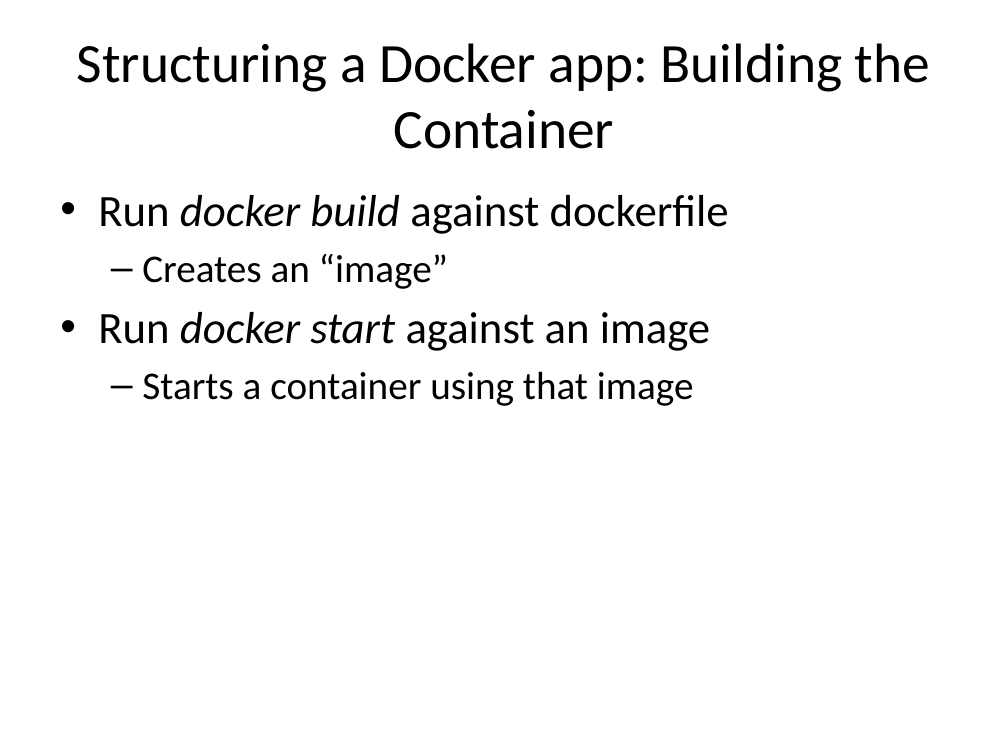
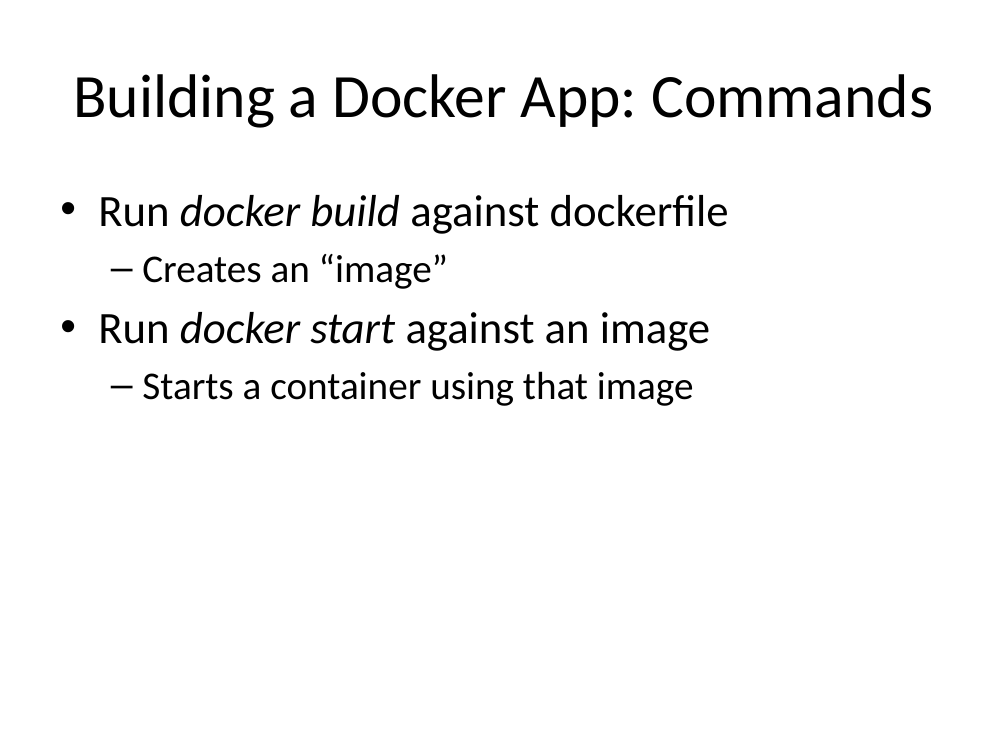
Before and after one commit to AndrewSwerlick/docker-talk, a slide deck: slide 15 of slides.pptx (slide 13 before the commit). Drawn at 1008x756 pixels with LibreOffice and Linux fonts; fonts in the diff are those of the drawing. Boxes give left, top, right and bottom in pixels: in the first picture for what was removed or moved away, otherwise in the second. Text is boxed around its words. In the diff, an @@ line names an element or a change of style, - is before the commit and + after.

Commit message:
adding better conclusion and better explanation of docker networking during the overview

```diff
--- a/slides.pptx
+++ b/slides.pptx
@@ title at [73, 74, 933, 128]: text changed; size 39.6 to 44 pt @@
-Structuring a Docker app: Building the Container
+Building a Docker App: Commands
```
Also in this commit, not shown: 7 other slides changed, 4 slides added, 1 slide removed.
